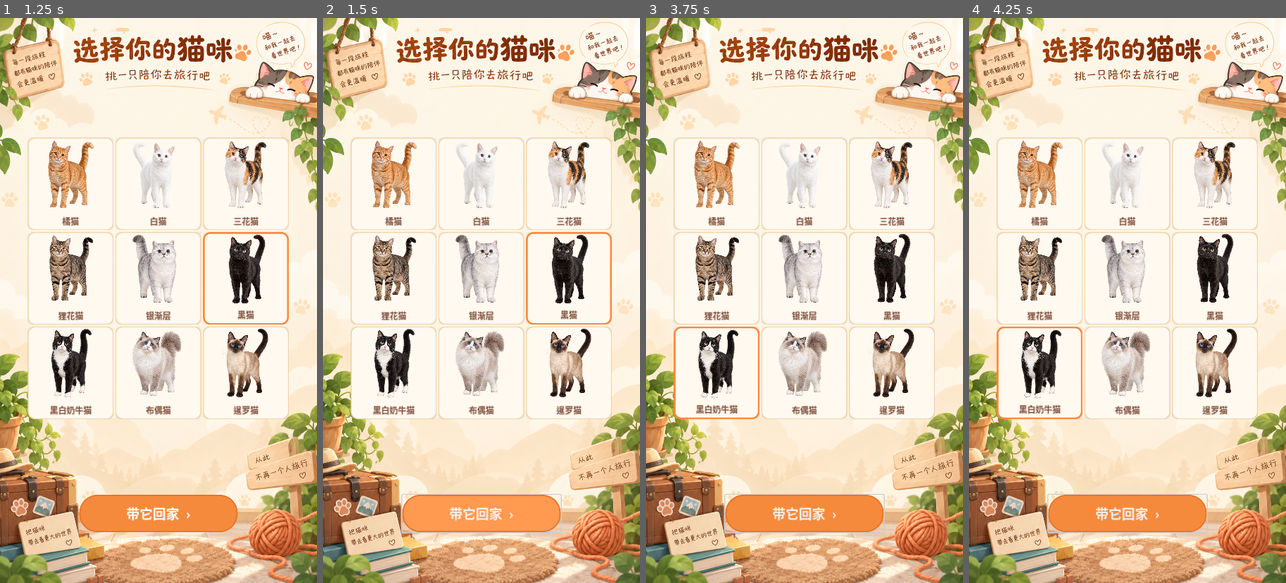
Above: before the commit, frames 1-4 (left to right).
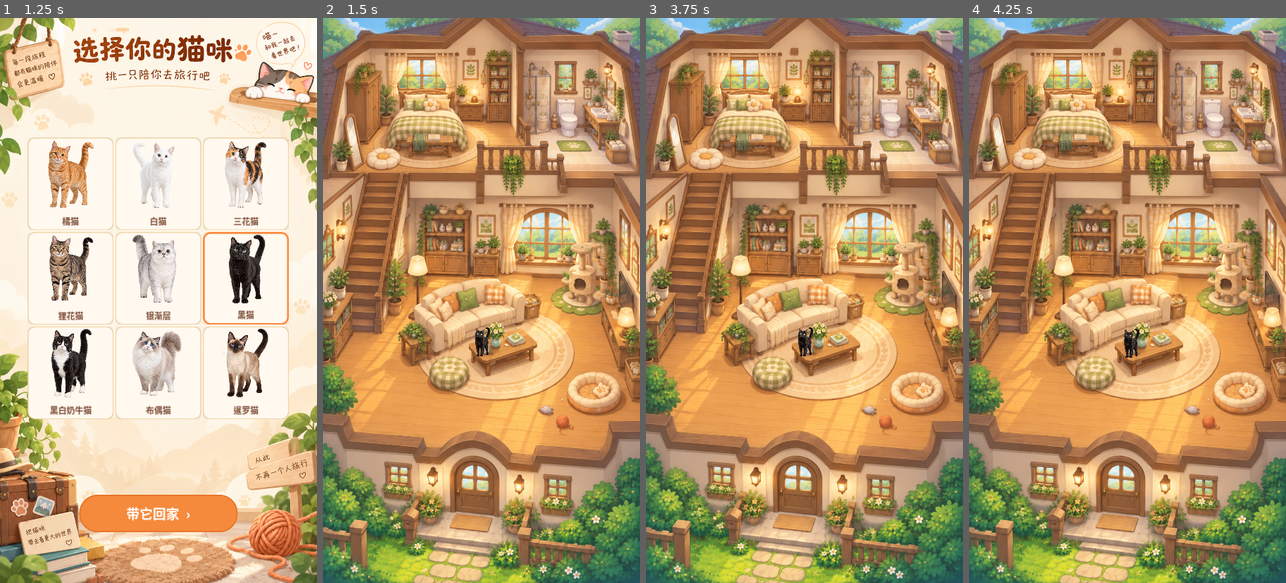
Above: after the commit, the same moments.

Repository: king1039/travelcat
Game: Godot game, scene res://scenes/main.tscn
Two runs of this game, one before a commit and one after it. Both use one fixed random seed, a clock stepped at 60 frames per second and the inputs below.
Inputs (mouse positions are in pixels of both pictures, inside the frame that each line leads up to):
- Up to frame 1 (1.25 s): tap Enter at 0.5 s; move the mouse to (228, 272) at 0.52 s; click (228, 272) at 0.67 s
- Up to frame 2 (1.5 s): click "带它回家 ›" at 1.25 s
- Up to frame 3 (3.75 s): click (804, 515) at 2 s, where only the run before the commit has a clickable "带它回家 ›"; click (804, 515) at 2.75 s, where only the run before the commit has a clickable "带它回家 ›"; tap Space at 3.5 s; move the mouse to (741, 328) at 3.52 s; click (741, 328) at 3.67 s
- Up to frame 4 (4.25 s): no input

Frame 1 is identical in both runs. In frame 2, 98% of the frame differs, in the area x 0-100%, y 0-100%; in frame 3, 98%; in frame 4, 98%.

Commit message:
add tabby cat move 1

Diff:
--- a/project.godot
+++ b/project.godot
@@ -15,6 +15,10 @@
 config/features=PackedStringArray("4.2", "Mobile")
 config/icon="res://icon.svg"
 
+[autoload]
+
+GameState="*res://scripts/game_state.gd"
+
 [display]
 
 window/size/viewport_width=720
--- /dev/null
+++ b/scenes/cat.tscn
@@ -0,0 +1,10 @@
+[gd_scene load_steps=2 format=3 uid="uid://cat_scene"]
+
+[ext_resource type="Script" path="res://scripts/cat.gd" id="1_cat"]
+
+[node name="Cat" type="CharacterBody2D"]
+script = ExtResource("1_cat")
+
+[node name="CatSprite" type="AnimatedSprite2D" parent="."]
+
+[node name="NavigationAgent2D" type="NavigationAgent2D" parent="."]
--- /dev/null
+++ b/scenes/room.tscn
@@ -0,0 +1,29 @@
+[gd_scene load_steps=2 format=3 uid="uid://room_scene"]
+
+[ext_resource type="Script" path="res://scripts/room.gd" id="1_room"]
+
+[node name="Room" type="Node2D"]
+script = ExtResource("1_room")
+
+[node name="Background" type="Sprite2D" parent="."]
+
+[node name="Navigation" type="Node2D" parent="."]
+
+[node name="Floor1Navigation" type="NavigationRegion2D" parent="Navigation"]
+navigation_layers = 1
+
+[node name="Floor2Navigation" type="NavigationRegion2D" parent="Navigation"]
+navigation_layers = 2
+
+[node name="StairLink" type="NavigationLink2D" parent="Navigation"]
+navigation_layers = 3
+start_enabled = true
+end_enabled = true
+
+[node name="CatSpawn" type="Marker2D" parent="."]
+position = Vector2(360, 700)
+
+[node name="Cat" type="Node2D" parent="."]
+
+[node name="CatSpawnFloor2" type="Marker2D" parent="."]
+position = Vector2(360, 300)
--- /dev/null
+++ b/scripts/cat.gd
@@ -0,0 +1,219 @@
+extends CharacterBody2D
+
+# 猫咪显示高度（可在 Inspector 调整）
+@export var desired_cat_height: float = 70.0
+
+# 移动速度
+@export var move_speed: float = 45.0
+
+# 等待时间范围
+@export var min_idle_time: float = 1.5
+@export var max_idle_time: float = 4.0
+
+# 临时测试移动区域
+@export var test_walk_area: Rect2 = Rect2(100, 650, 520, 350)
+
+# 状态
+enum State { IDLE, WALKING }
+var current_state: State = State.IDLE
+var idle_timer: float = 0.0
+var target_position: Vector2 = Vector2.ZERO
+
+# 组件引用
+@onready var sprite: AnimatedSprite2D = $CatSprite
+
+func _ready() -> void:
+	# 根据猫咪类型设置动画
+	var cat_id: String = GameState.selected_cat_id
+	if cat_id.is_empty():
+		cat_id = "orange"
+
+	if cat_id == "tabby":
+		_setup_tabby_animations()
+	else:
+		_setup_default_animations(cat_id)
+
+	# 开始等待
+	_start_idle()
+
+func _setup_tabby_animations() -> void:
+	var frames := SpriteFrames.new()
+
+	# idle 动画 - 使用静态狸花猫图片
+	frames.add_animation("idle")
+	frames.set_animation_loop("idle", true)
+	frames.set_animation_speed("idle", 1.0)
+	var idle_texture: Texture2D = load("res://assets/cats/tabby.png")
+	if idle_texture != null:
+		frames.add_frame("idle", idle_texture)
+
+	# walk_side 动画 - 加载 8 帧横向走路
+	frames.add_animation("walk_side")
+	frames.set_animation_loop("walk_side", true)
+	frames.set_animation_speed("walk_side", 8.0)
+
+	# 依次加载 8 帧动画
+	for i in range(1, 9):
+		var path: String = "res://assets/tabby_move/tabby_move_%d.png" % i
+		var texture: Texture2D = load(path)
+		if texture != null:
+			frames.add_frame("walk_side", texture)
+
+	# 设置 SpriteFrames
+	sprite.sprite_frames = frames
+	sprite.animation = "idle"
+
+	# 统一缩放 - 使用第一帧计算
+	var first_texture: Texture2D = load("res://assets/tabby_move/tabby_move_1.png")
+	if first_texture != null:
+		var texture_height: float = first_texture.get_size().y
+		var visual_scale: float = desired_cat_height / texture_height
+		sprite.scale = Vector2(visual_scale, visual_scale)
+
+	# 固定 position，避免动画播放时位置抖动
+	sprite.position = Vector2(0, desired_cat_height / 2.0)
+
+func _setup_default_animations(cat_id: String) -> void:
+	var frames := SpriteFrames.new()
+
+	# idle 动画 - 使用单帧静态图片
+	frames.add_animation("idle")
+	frames.set_animation_loop("idle", true)
+	frames.set_animation_speed("idle", 1.0)
+
+	var sprite_path: String = "res://assets/cats/" + cat_id + ".png"
+	if ResourceLoader.exists(sprite_path):
+		var texture: Texture2D = load(sprite_path)
+		frames.add_frame("idle", texture)
+
+	# walk_side 暂时使用同一张图
+	frames.add_animation("walk_side")
+	frames.set_animation_loop("walk_side", true)
+	frames.set_animation_speed("walk_side", 8.0)
+	if ResourceLoader.exists(sprite_path):
+		frames.add_frame("walk_side", load(sprite_path))
+
+	# walk_up / walk_down 暂时也用同一张
+	frames.add_animation("walk_up")
+	frames.set_animation_loop("walk_up", true)
+	frames.set_animation_speed("walk_up", 8.0)
+	if ResourceLoader.exists(sprite_path):
+		frames.add_frame("walk_up", load(sprite_path))
+
+	frames.add_animation("walk_down")
+	frames.set_animation_loop("walk_down", true)
+	frames.set_animation_speed("walk_down", 8.0)
+	if ResourceLoader.exists(sprite_path):
+		frames.add_frame("walk_down", load(sprite_path))
+
+	sprite.sprite_frames = frames
+	sprite.animation = "idle"
+
+	# 根据纹理高度计算缩放
+	if ResourceLoader.exists(sprite_path):
+		var texture: Texture2D = load(sprite_path)
+		if texture != null:
+			var texture_height: float = texture.get_size().y
+			var visual_scale: float = desired_cat_height / texture_height
+			sprite.scale = Vector2(visual_scale, visual_scale)
+			sprite.position = Vector2(0, desired_cat_height / 2.0)
+
+func _physics_process(delta: float) -> void:
+	match current_state:
+		State.IDLE:
+			_update_idle(delta)
+		State.WALKING:
+			_update_walking(delta)
+
+	# 更新动画
+	_update_animation()
+
+func _update_idle(delta: float) -> void:
+	idle_timer -= delta
+	if idle_timer <= 0:
+		_start_walking()
+
+func _update_walking(delta: float) -> void:
+	# 计算朝向目标的方向
+	var direction: Vector2 = global_position.direction_to(target_position)
+	var distance: float = global_position.distance_to(target_position)
+
+	# 到达目标（距离小于约 8px）
+	if distance < 8.0:
+		velocity = Vector2.ZERO
+		position = target_position
+		_start_idle()
+		return
+
+	# 移动
+	velocity = direction * move_speed
+	move_and_slide()
+
+func _start_idle() -> void:
+	current_state = State.IDLE
+	velocity = Vector2.ZERO
+	idle_timer = randf_range(min_idle_time, max_idle_time)
+
+func _start_walking() -> void:
+	current_state = State.WALKING
+	# 在测试区域内随机选择目标点
+	target_position = _get_random_target()
+	# 确保目标有效
+	if not _is_inside_walk_area(target_position):
+		target_position = _get_walk_area_center()
+
+func _get_random_target() -> Vector2:
+	var x: float = randf_range(
+		test_walk_area.position.x,
+		test_walk_area.position.x + test_walk_area.size.x
+	)
+	var y: float = randf_range(
+		test_walk_area.position.y,
+		test_walk_area.position.y + test_walk_area.size.y
+	)
+	return Vector2(x, y)
+
+func _get_walk_area_center() -> Vector2:
+	return test_walk_area.position + test_walk_area.size / 2.0
+
+func _is_inside_walk_area(pos: Vector2) -> bool:
+	return test_walk_area.has_point(pos)
+
+func _update_animation() -> void:
+	var cat_id: String = GameState.selected_cat_id
+	if cat_id.is_empty():
+		cat_id = "orange"
+
+	# 如果不是 tabby，保持原有逻辑
+	if cat_id != "tabby":
+		if velocity.length() < 2.0:
+			_play_animation("idle")
+			return
+		if abs(velocity.x) > abs(velocity.y):
+			sprite.flip_h = velocity.x < 0
+			_play_animation("walk_side")
+		elif velocity.y > 0:
+			sprite.flip_h = false
+			_play_animation("walk_down")
+		else:
+			sprite.flip_h = false
+			_play_animation("walk_up")
+		return
+
+	# tabby 专用动画逻辑
+	if velocity.length() < 2.0:
+		# 停止时播放 idle
+		_play_animation("idle")
+	else:
+		# 移动时播放 walk_side
+		# 左右翻转由 velocity.x 决定
+		if velocity.x < -2:
+			sprite.flip_h = true
+		elif velocity.x > 2:
+			sprite.flip_h = false
+		_play_animation("walk_side")
+
+func _play_animation(anim_name: String) -> void:
+	# 只有当目标动画和当前动画不同时才切换，避免重新播放
+	if sprite.animation != anim_name:
+		sprite.play(anim_name)
--- a/scripts/cat_select.gd
+++ b/scripts/cat_select.gd
@@ -2,15 +2,15 @@
 
 # 猫咪数据：名称 + 文件名
 const CATS := [
-	{"name": "橘猫", "file": "orange.png"},
-	{"name": "白猫", "file": "white.png"},
-	{"name": "三花猫", "file": "calico.png"},
-	{"name": "狸花猫", "file": "tabby.png"},
-	{"name": "银渐层", "file": "silver.png"},
-	{"name": "黑猫", "file": "black.png"},
-	{"name": "黑白奶牛猫", "file": "tuxedo.png"},
-	{"name": "布偶猫", "file": "ragdoll.png"},
-	{"name": "暹罗猫", "file": "siamese.png"},
+	{"name": "橘猫", "id": "orange", "file": "orange.png"},
+	{"name": "白猫", "id": "white", "file": "white.png"},
+	{"name": "三花猫", "id": "calico", "file": "calico.png"},
+	{"name": "狸花猫", "id": "tabby", "file": "tabby.png"},
+	{"name": "银渐层", "id": "silver", "file": "silver.png"},
+	{"name": "黑猫", "id": "black", "file": "black.png"},
+	{"name": "黑白奶牛猫", "id": "tuxedo", "file": "tuxedo.png"},
+	{"name": "布偶猫", "id": "ragdoll", "file": "ragdoll.png"},
+	{"name": "暹罗猫", "id": "siamese", "file": "siamese.png"},
 ]
 
 const CAT_IMAGE_PATH := "res://assets/cats/"
@@ -229,5 +229,6 @@
 # 确认按钮点击
 func _on_confirm_pressed() -> void:
 	if selected_cat_index >= 0:
-		var cat_name: String = CATS[selected_cat_index]["name"]
-		print("Selected cat: ", cat_name)
+		var cat_data: Dictionary = CATS[selected_cat_index]
+		GameState.selected_cat_id = cat_data["id"]
+		get_tree().change_scene_to_file("res://scenes/room.tscn")
--- /dev/null
+++ b/scripts/game_state.gd
@@ -0,0 +1,4 @@
+extends Node
+
+# 当前选择的猫咪 ID
+var selected_cat_id: String = ""
--- /dev/null
+++ b/scripts/room.gd
@@ -0,0 +1,43 @@
+extends Node2D
+
+# 房屋背景图片路径
+const BACKGROUND_PATH: String = "res://assets/ui/house_main.png"
+
+@onready var background: Sprite2D = $Background
+@onready var cat_spawn: Marker2D = $CatSpawn
+@onready var cat_container: Node2D = $Cat
+@onready var floor1_nav: NavigationRegion2D = $Navigation/Floor1Navigation
+@onready var floor2_nav: NavigationRegion2D = $Navigation/Floor2Navigation
+
+func _ready() -> void:
+	_setup_background()
+	_spawn_cat()
+
+func _setup_background() -> void:
+	if ResourceLoader.exists(BACKGROUND_PATH):
+		background.texture = load(BACKGROUND_PATH)
+
+		# 设置背景适配屏幕
+		var window_size: Vector2 = get_viewport_rect().size
+		var texture_size: Vector2 = background.texture.get_size()
+
+		# 计算缩放比例，保持宽高比
+		var scale_x: float = window_size.x / texture_size.x
+		var scale_y: float = window_size.y / texture_size.y
+		var scale: float = max(scale_x, scale_y)
+
+		background.scale = Vector2(scale, scale)
+
+		# 居中背景
+		background.position = window_size / 2
+
+func _spawn_cat() -> void:
+	# 实例化猫咪场景
+	var cat_scene: PackedScene = preload("res://scenes/cat.tscn")
+	var cat_instance: Node2D = cat_scene.instantiate()
+
+	# 设置猫咪位置到出生点
+	cat_instance.position = cat_spawn.position
+
+	# 添加到 Cat 容器
+	cat_container.add_child(cat_instance)
Binary file added: assets/tabby_move/tabby_move_1.png
Not shown, added: assets/tabby_move/tabby_move_1.png.import
Binary file added: assets/tabby_move/tabby_move_2.png
Not shown, added: assets/tabby_move/tabby_move_2.png.import
Binary file added: assets/tabby_move/tabby_move_3.png
Not shown, added: assets/tabby_move/tabby_move_3.png.import
Binary file added: assets/tabby_move/tabby_move_4.png
Not shown, added: assets/tabby_move/tabby_move_4.png.import
Binary file added: assets/tabby_move/tabby_move_5.png
Not shown, added: assets/tabby_move/tabby_move_5.png.import
Binary file added: assets/tabby_move/tabby_move_6.png
Not shown, added: assets/tabby_move/tabby_move_6.png.import
(and 7 more such lines)
